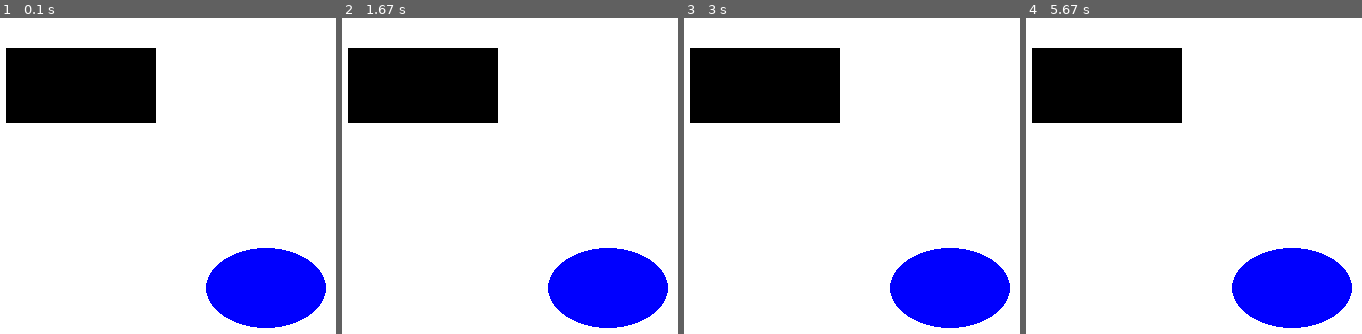
Above: before the commit, frames 1-4 (left to right).
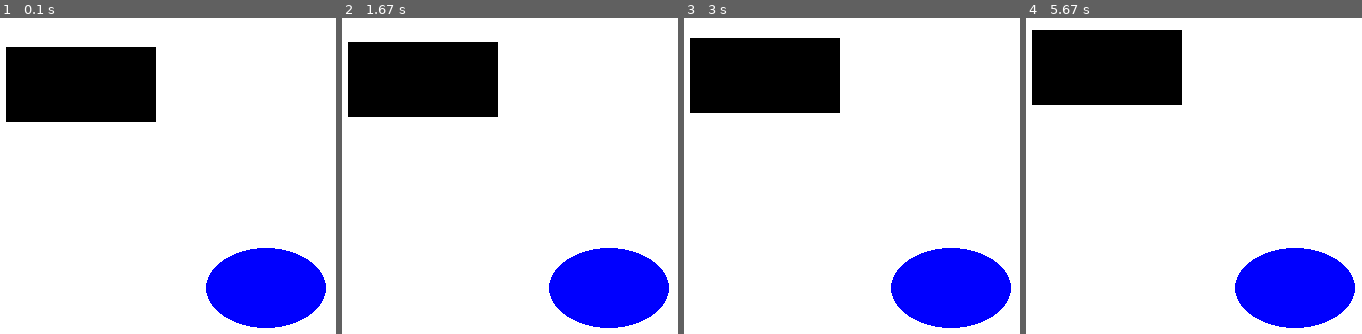
Above: after the commit, the same moments.

Repository: sps-trutnov/cviceni-1ep-sk2-pygame
Game: pygame game, started from src/moje_aplikace.py
The game is run twice, just before and just after one commit, with the same random seed, the same clock (stepped at 60 frames per second) and the same inputs.
Inputs:
- Up to frame 1 (0.1 s): no input
- Up to frame 2 (1.67 s): no input
- Up to frame 3 (3 s): no input
- Up to frame 4 (5.67 s): no input

The runs differ from the first frame. In frame 1, 0.3% of the frame differs, in the area x 1-47%, y 9-34%; in frame 2, 1.8%; in frame 3, 3.0%; in frame 4, 5.5%, in the area x 1-98%, y 3-99%.

Commit message:
Vykreslování pohyblivých obrazců

Diff:
--- a/src/moje_aplikace.py
+++ b/src/moje_aplikace.py
@@ -5,16 +5,38 @@
 
 okno = pygame.display.set_mode((640, 480))
 
-okno.fill((255, 255, 255))
+x = 400
+y = 100
+w = 120
+
+v = 0.05
 
 while True:
     for udalost in pygame.event.get():
         if udalost.type == pygame.QUIT:
             sys.exit()
 
+    x = x + 0.01
+    y = y - v
+
+    # aby mi obdelnik neutikal nahoru
+    if y < 0:
+        y = 0
+        v = v * -1
+    # aby mi obdelnik neutikal vubec
+    if y > 480 - 75:
+        y = 480 - 75
+        v = v * -1
+
+    # aby mi elipsa neutikala doprava
+    if x > 640 - w:
+        x = 640 - w
+
+    # premazani okna barvou pozadi
+    okno.fill((255, 255, 255))
     # vykresleni obdelniku
-    pygame.draw.rect(okno, (0, 0, 0), (200, 100, 150, 75))
+    pygame.draw.rect(okno, (0, 0, 0), (200, y, 150, 75))
     # vykresleni elipsy
-    pygame.draw.ellipse(okno, (0, 0, 255), (400, 300, 120, 80))
+    pygame.draw.ellipse(okno, (0, 0, 255), (x, 300, w, 80))
 
     pygame.display.update()
